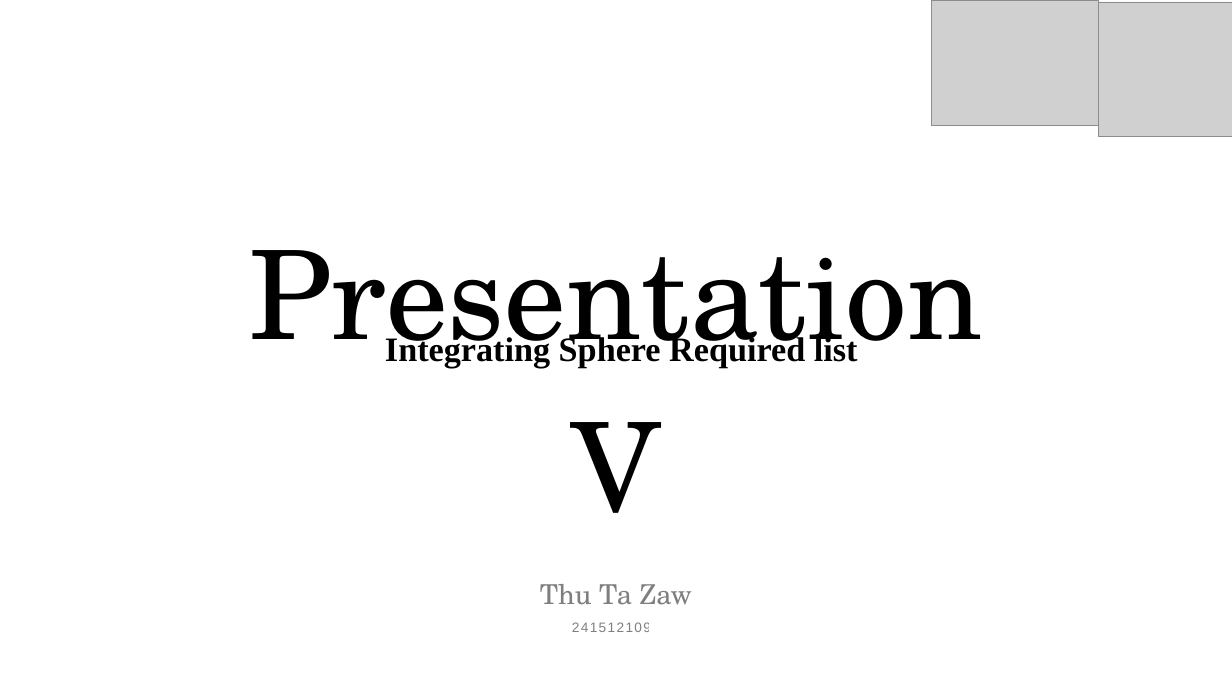
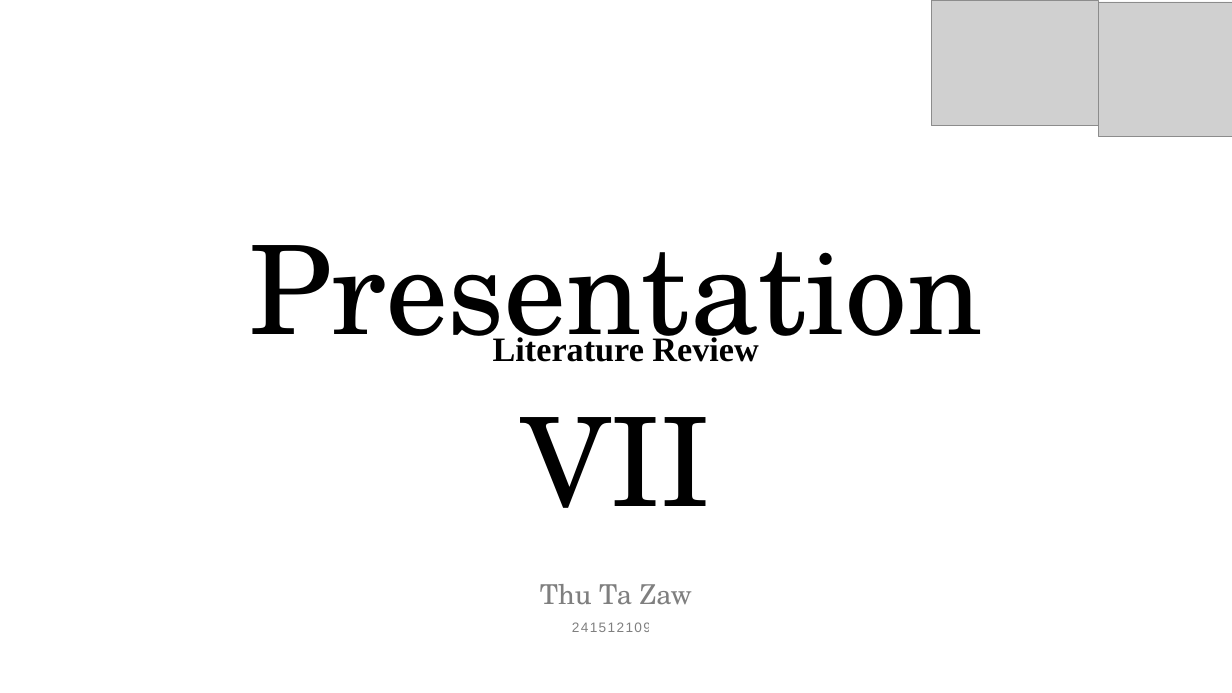
Before and after one commit to Thutazaw09/japan-data, a slide deck: slide 1 of Japan/Progress/Presentation 7.1.pptx. Drawn at 1232x693 pixels with LibreOffice and Linux fonts; fonts in the diff are those of the drawing; grey boxes stand for pictures; background and template pictures are left out. Boxes give left, top, right and bottom in pixels: in the first picture for what was removed or moved away, otherwise in the second. Text is boxed around its words. In the diff, an @@ line names an element or a change of style, - is before the commit and + after.

```diff
--- a/Japan/Progress/Presentation 7.1.pptx
+++ b/Japan/Progress/Presentation 7.1.pptx
@@ text at (x1=249, y1=245, x2=982, y2=508): text changed @@
-Presentation V
+Presentation VII
@@ text at (x1=493, y1=334, x2=758, y2=362): text changed @@
-  Integrating Sphere Required list
+  Literature Review
```
Also in this commit, not shown: 39 other files.
